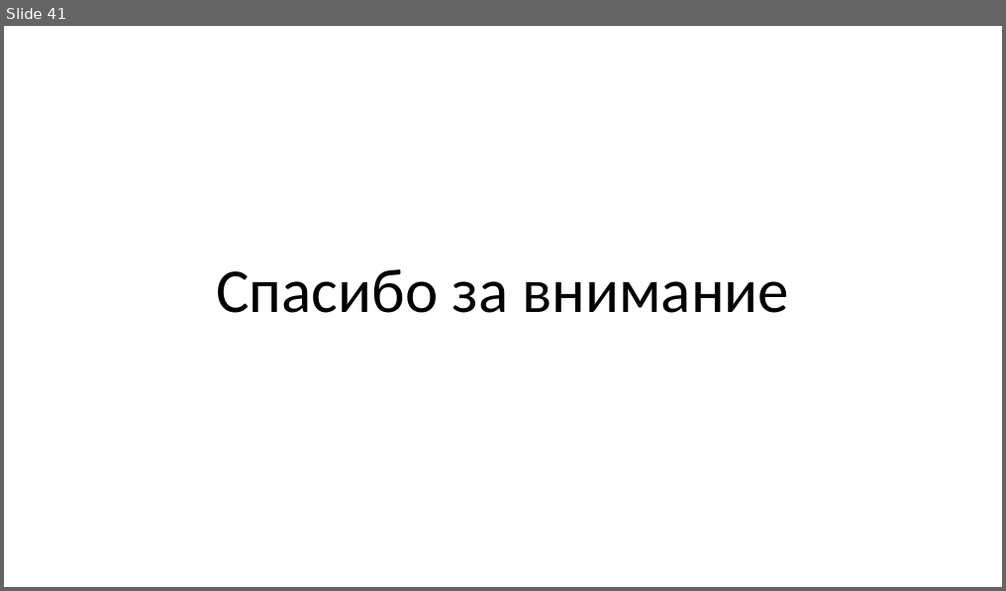
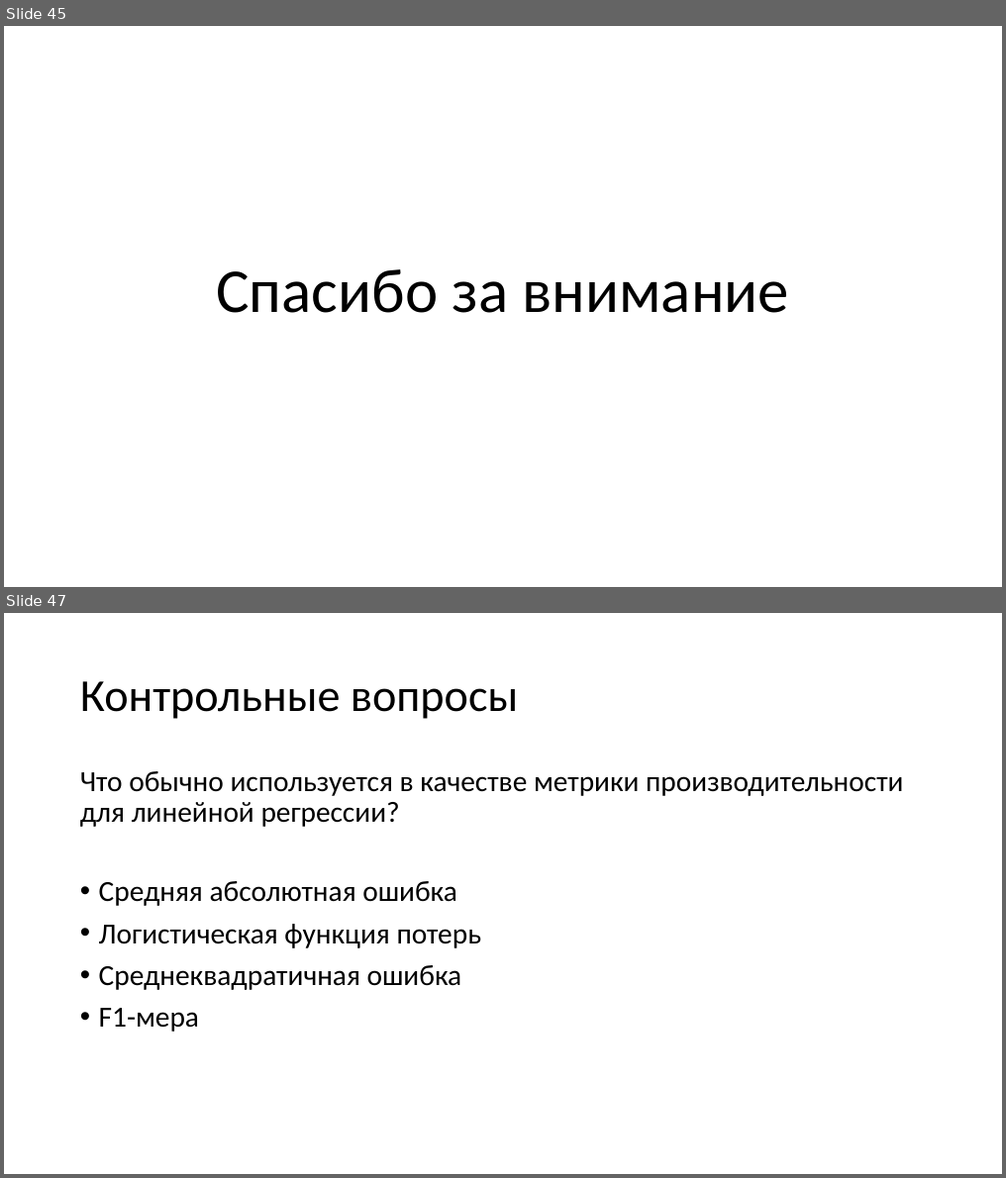
Before and after one commit to mosalov/AI_main_lectures, a slide deck: Лекция 4 21_10_2020.pptx. Shown one above the other, each under a label of ours: slide 41 before the commit, slides 45 and 47 after it; the slides between them are not shown. The pictures are 1006x591 and 1006x1178 pixels, drawn with LibreOffice and Linux fonts; fonts in the diff are those of the drawing. Boxes give left, top, right and bottom in pixels: in the first picture for what was removed or moved away, otherwise in the second. Text is boxed around its words. In the diff, an @@ line names an element or a change of style, - is before the commit and + after.

Commit message:
Финальная версия лекции №4
+ первые вопросы ко второму тесту.

```diff
--- a/Лекция 4 21_10_2020.pptx
+++ b/Лекция 4 21_10_2020.pptx
@@ slide 47 added at (x1=4, y1=613, x2=1002, y2=1174), background #FFFFFF @@
@@ title added at (x1=80, y1=681, x2=518, y2=719), 44 pt, text #000000 @@
+Контрольные вопросы
@@ text added at (x1=80, y1=771, x2=903, y2=1032), 28 pt, text #000000 @@
+Что обычно используется в качестве метрики производительности для линейной регрессии?
+• Средняя абсолютная ошибка
+• Логистическая функция потерь
+• Среднеквадратичная ошибка
+• F1-мера
@@ what was slide 41 is now slide 45 @@
```
Also in this commit, not shown: 2 slides changed, 12 other slides added, 1 slide removed, 2 other files.
